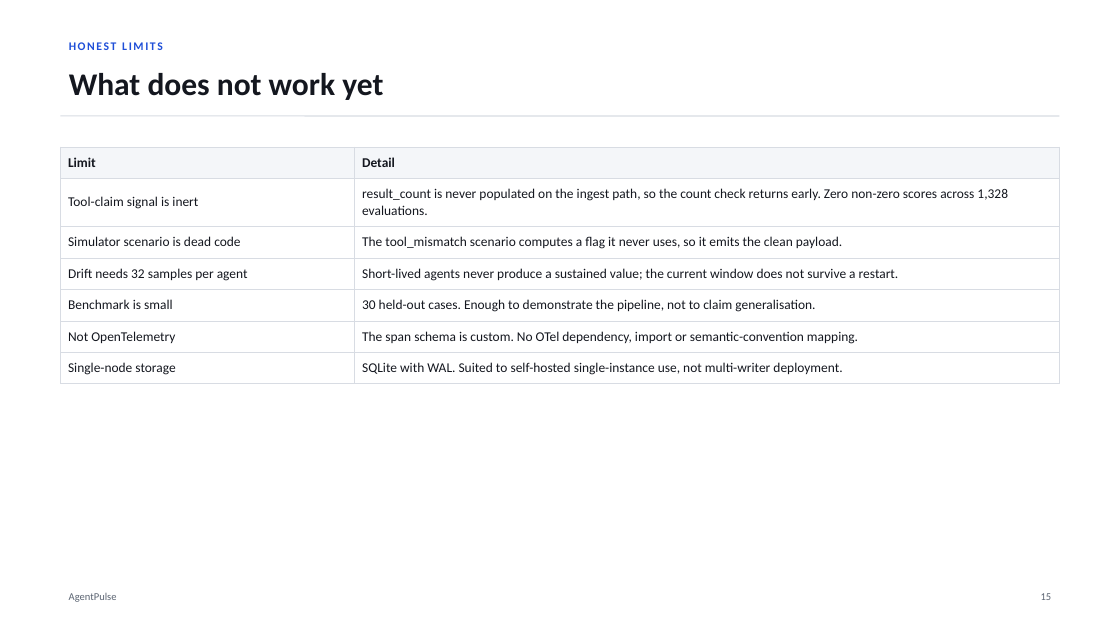
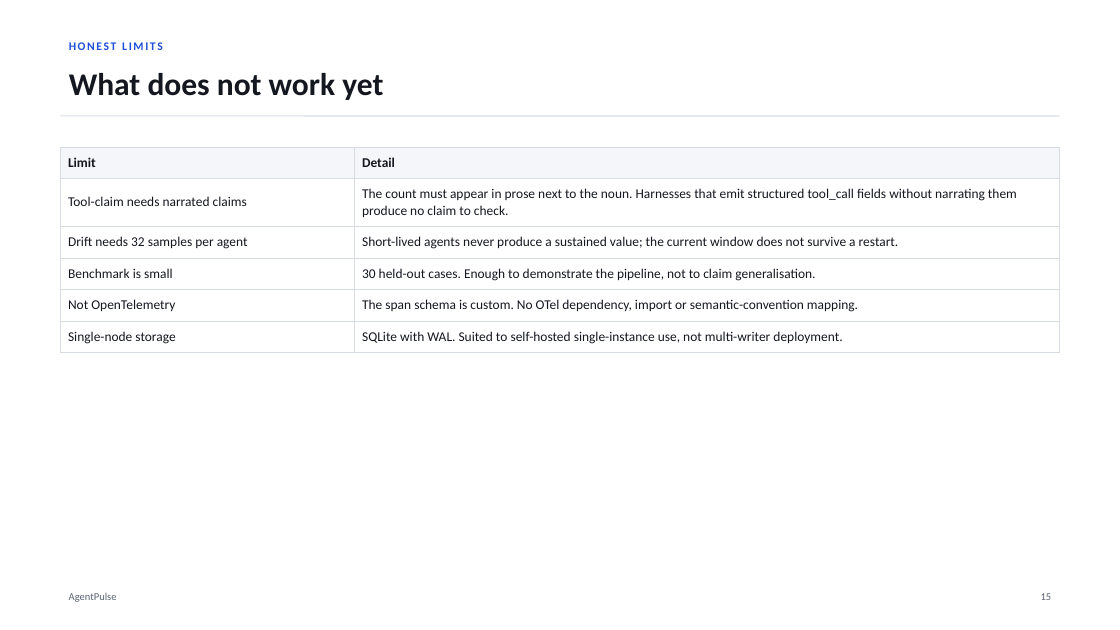
Before and after one commit to Soum-Code/agentpulse, a slide deck: slide 16 of presentation/AgentPulse_Project_Deck.pptx. Drawn at 1120x630 pixels with LibreOffice and Linux fonts; fonts in the diff are those of the drawing. Boxes give left, top, right and bottom in pixels: in the first picture for what was removed or moved away, otherwise in the second. Text is boxed around its words. In the diff, an @@ line names an element or a change of style, - is before the commit and + after.

Commit message:
docs: update both deliverables now that tool-claim fires
PR #3 made the tool-claim signal reachable, which invalidated three
statements in the deep dive and the deck. Both said the signal was inert,
that result_count was never populated, and that the simulator's
tool_mismatch scenario was dead code. All three are now false.

Section 9.4 of the deep dive keeps the history -- for most of the
project's life the signal could not fire, and across 1,328 evaluations no
span scored above zero -- then states what changed and the verified
result. The limits table drops the two fixed entries and keeps the one
that still holds: a claim must be narrated in prose with the count next
to the noun, so harnesses emitting structured tool_call fields are not
covered.

The deck's limits slide gets the same treatment, and the signals table
now says the tool result is parsed for a count rather than compared
against nothing.

The Telemetry Lab's scenario dropdown still labelled tool_mismatch as not
implemented server-side; it now describes what the scenario does.

Verified: PDF 11 pages, deck 18 slides with no off-canvas shapes, none of
the three stale claims survive in either, and the spot-checked figures
are unchanged.

```diff
--- a/presentation/AgentPulse_Project_Deck.pptx
+++ b/presentation/AgentPulse_Project_Deck.pptx
@@ table at [60,147,1060,348] @@
-row 2: Tool-claim signal is inert | result_count is never populated on the ingest path, so the count check returns early. Zero non-zero scores across 1,328 evaluations.
-row 3: Simulator scenario is dead code | The tool_mismatch scenario computes a flag it never uses, so it emits the clean payload.
+row 2: Tool-claim needs narrated claims | The count must appear in prose next to the noun. Harnesses that emit structured tool_call fields without narrating them produce no claim to check.
```
Also in this commit, not shown: 1 other slide changed, 4 other files.
